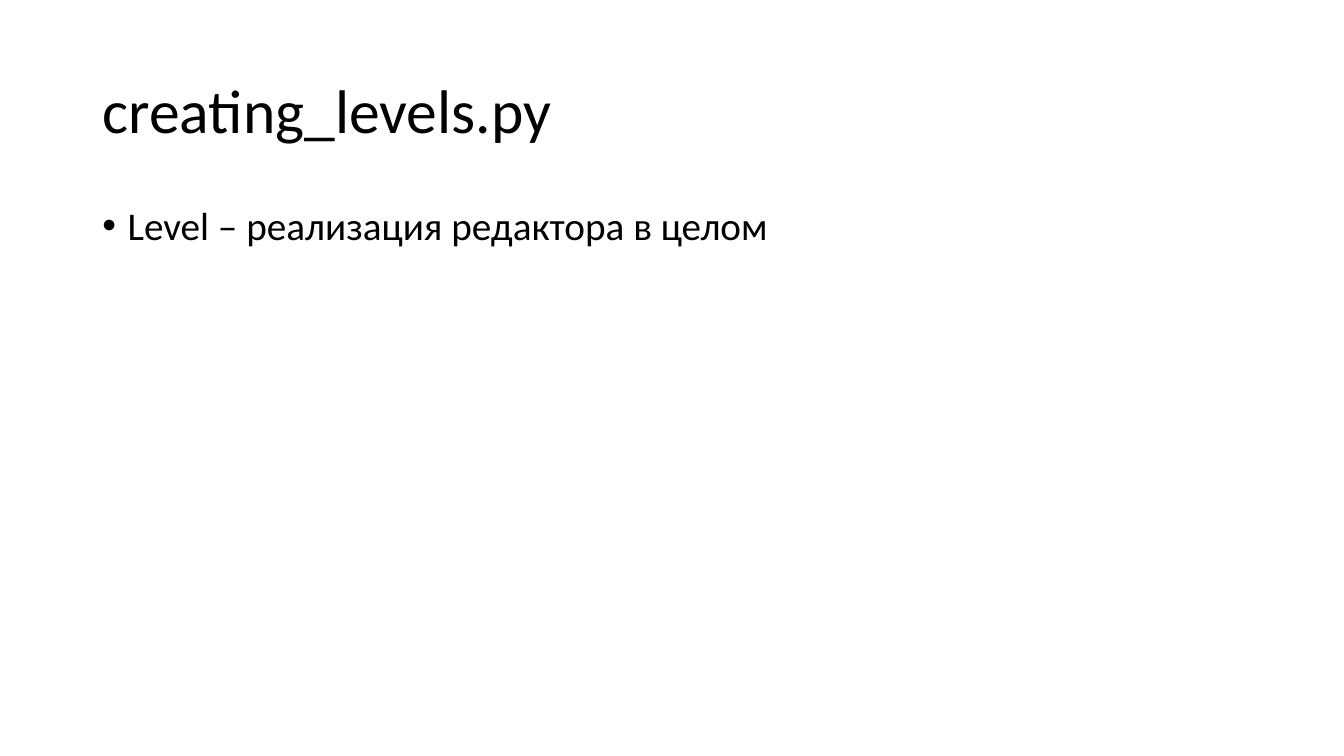
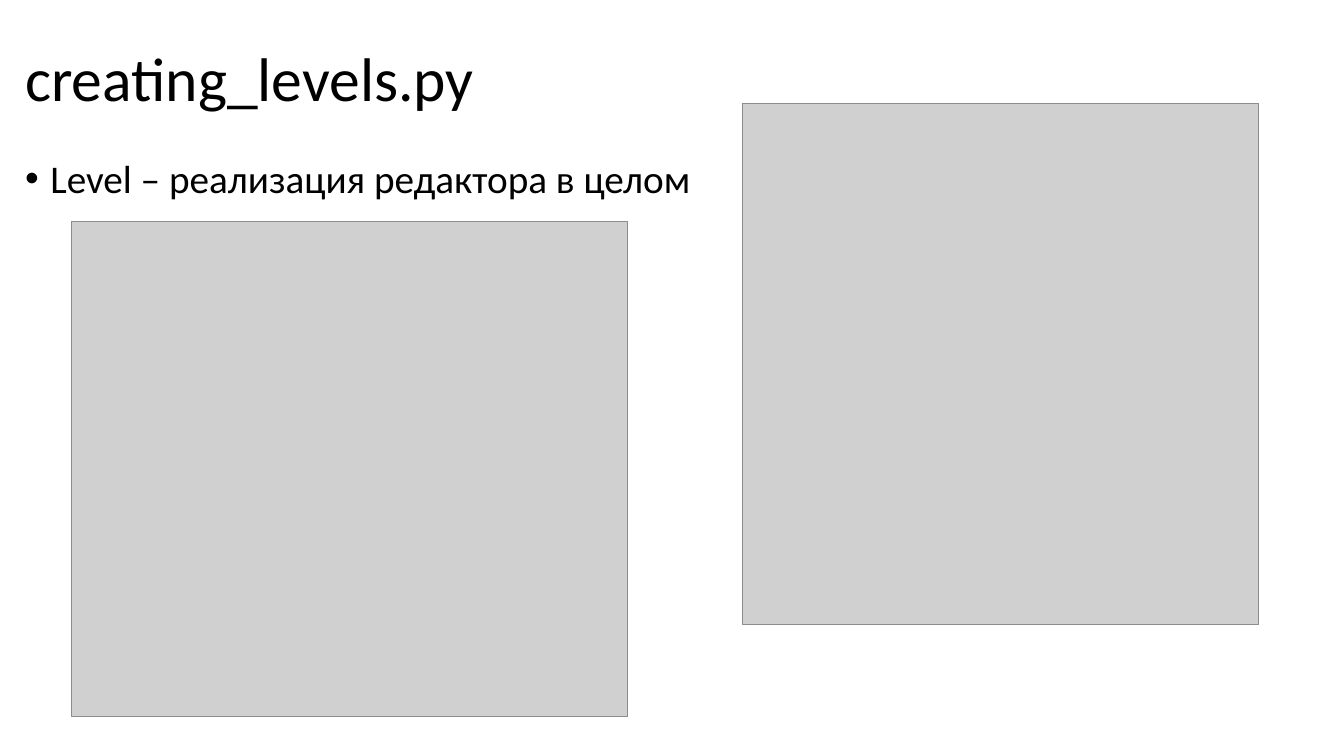
Before and after one commit to cheeeeel/fire-and-water, a slide deck: slide 6 of общие/презетация.pptx. Drawn at 1344x756 pixels with LibreOffice and Linux fonts; fonts in the diff are those of the drawing; grey boxes stand for pictures. Boxes give left, top, right and bottom in pixels: in the first picture for what was removed or moved away, otherwise in the second. Text is boxed around its words. In the diff, an @@ line names an element or a change of style, - is before the commit and + after.

```diff
--- a/общие/презетация.pptx
+++ b/общие/презетация.pptx
@@ title "creating_levels.py": place and size @@
-title "creating_levels.py" at (102, 90, 551, 144)
+title "creating_levels.py" at (25, 58, 474, 112)
@@ picture added at (742, 103, 1258, 624) @@
@@ text "Level – реализация редактора в ...": place and size @@
-text "Level – реализация редактора в ..." at (128, 212, 768, 247)
+text "Level – реализация редактора в ..." at (50, 165, 691, 200)
@@ picture added at (72, 222, 627, 717) @@
```
Also in this commit, not shown: 5 other slides changed, 2 slides added, 3 other files.
